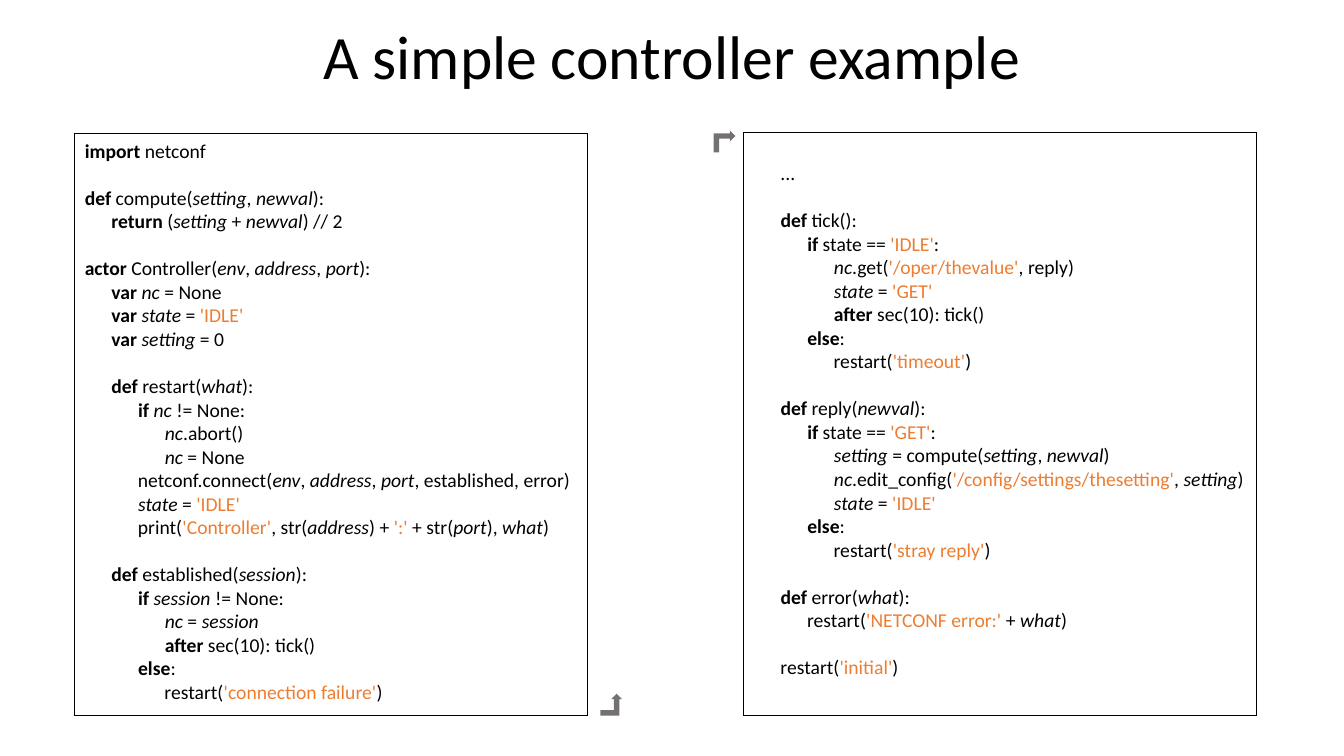
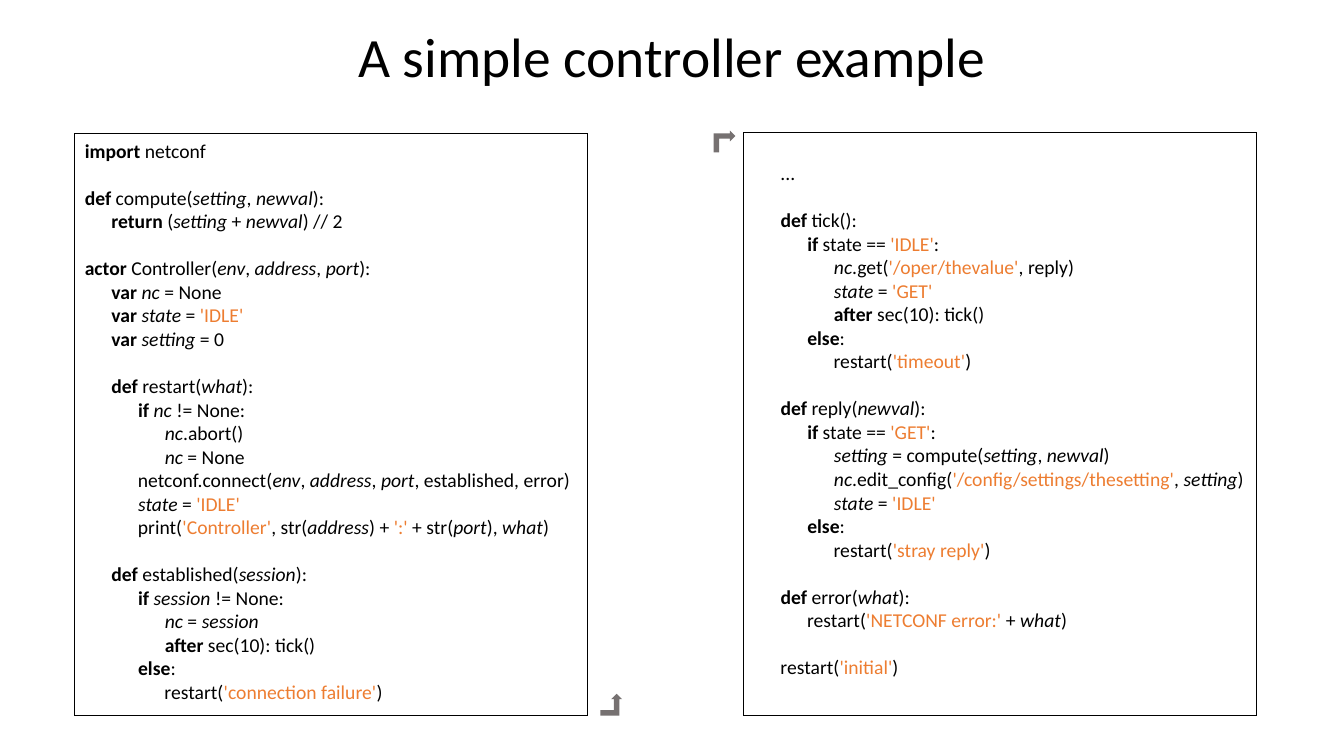
Before and after one commit to actonlang/acton, a slide deck: slide 5 of ActonCompiler.pptx. Drawn at 1344x756 pixels with LibreOffice and Linux fonts; fonts in the diff are those of the drawing. Boxes give left, top, right and bottom in pixels: in the first picture for what was removed or moved away, otherwise in the second. Text is boxed around its words. In the diff, an @@ line names an element or a change of style, - is before the commit and + after.

```diff
--- a/ActonCompiler.pptx
+++ b/ActonCompiler.pptx
@@ title "A simple controller example" at (x1=358, y1=38, x2=985, y2=86): size 44 to 39.6 pt @@
```
Also in this commit, not shown: 6 other slides changed, 9 slides added.
